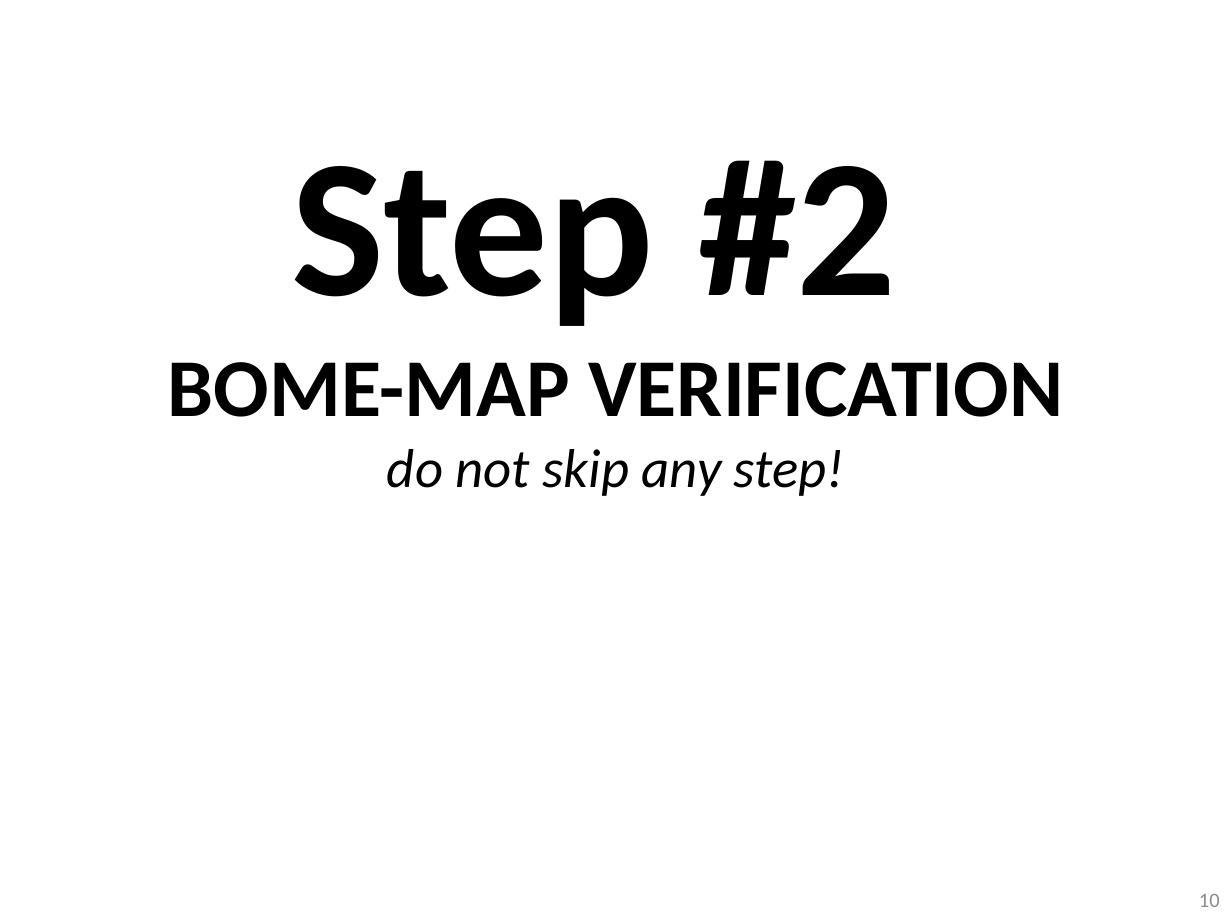
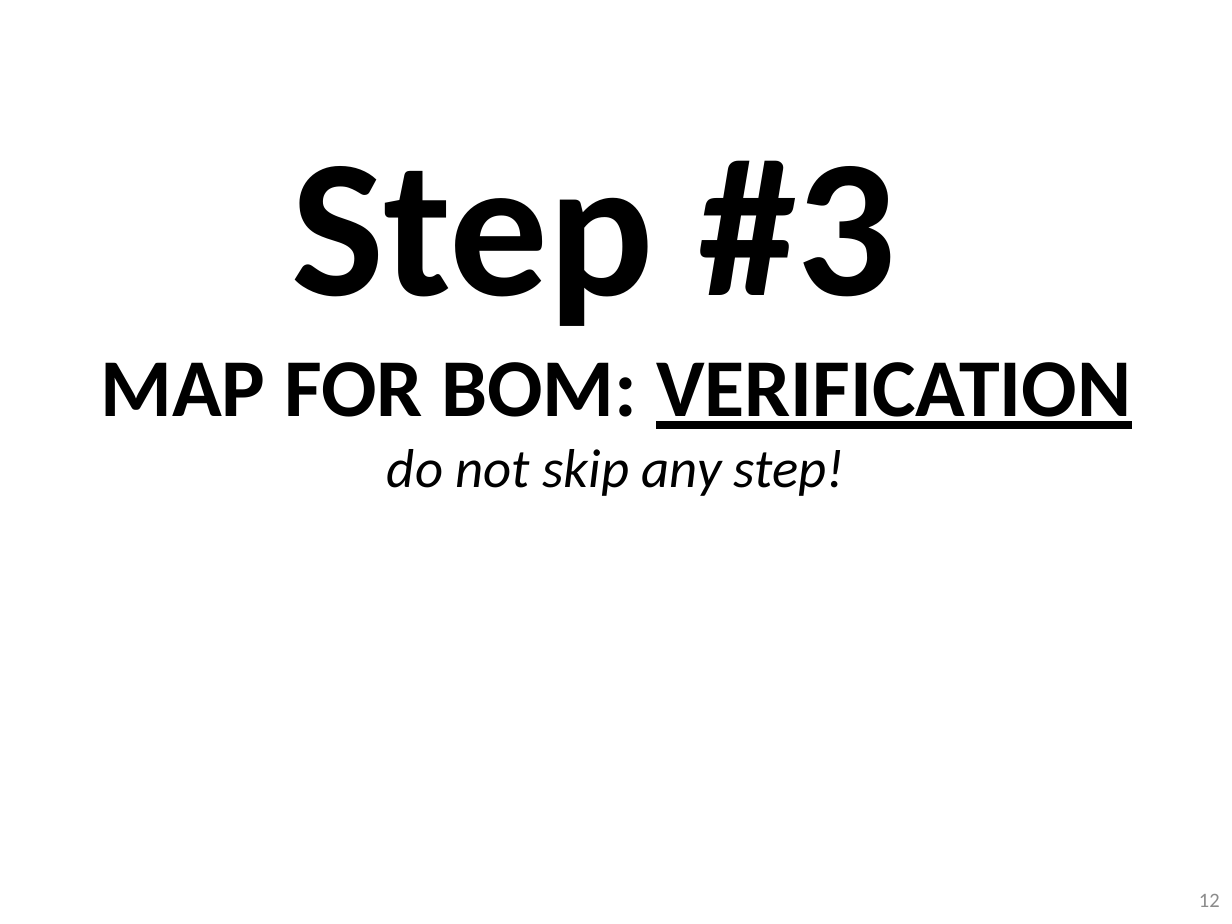
Before and after one commit to pestrela/music, a slide deck: slide 12 of traktor/mapping_ddj_1000/Support files/Source files/DDJ-1000 - Installation Guide.pptx (slide 10 before the commit). Drawn at 1232x924 pixels with LibreOffice and Linux fonts; fonts in the diff are those of the drawing. Boxes give left, top, right and bottom in pixels: in the first picture for what was removed or moved away, otherwise in the second. Text is boxed around its words. In the diff, an @@ line names an element or a change of style, - is before the commit and + after.

```diff
--- a/traktor/mapping_ddj_1000/Support files/Source files/DDJ-1000 - Installation Guide.pptx
+++ b/traktor/mapping_ddj_1000/Support files/Source files/DDJ-1000 - Installation Guide.pptx
@@ text at bbox=[100, 160, 1131, 429]: text changed @@
-Step #2
-BOME-MAP VERIFICATION
+Step #3
+MAP FOR BOM: VERIFICATION
@@ page number at bbox=[1199, 894, 1220, 907]: text changed @@
-10
+12
```
Also in this commit, not shown: 8 other slides changed, 5 slides added, 3 other files.
